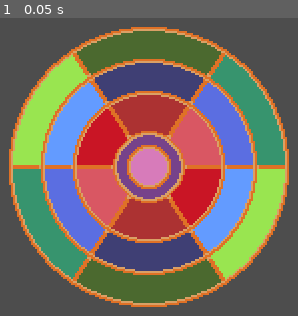
Above: before the commit, frame 1.
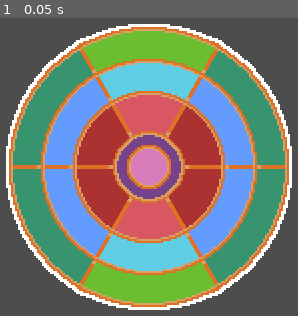
Above: after the commit, the same moment.

Repository: J-dario/JuniperGamJame
Game: Godot game, scene res://Scenes/main.tscn
Two runs of this game, one before a commit and one after it. Both use one fixed random seed, a clock stepped at 60 frames per second and the inputs below.
Inputs:
- Up to frame 1 (0.05 s): no input

The runs differ from the first frame. In frame 1, 46% of the frame differs, in the area x 2-98%, y 2-98%.

Commit message:
correctly sized slices

Diff:
--- /dev/null
+++ b/juniper-jam/Scenes/inner_ring.tscn
@@ -0,0 +1,51 @@
+[gd_scene format=3 uid="uid://bvw53c30gmm22"]
+
+[ext_resource type="Texture2D" uid="uid://by7x6k8cfkfep" path="res://Sprites/InnerSlice.png" id="1_isr4g"]
+[ext_resource type="Texture2D" uid="uid://bekmtdylww0go" path="res://Sprites/InnerRingDivider.png" id="1_wxd0o"]
+[ext_resource type="Texture2D" uid="uid://d24flp2cv5nk2" path="res://Sprites/InnerRing.png" id="2_f2dx1"]
+[ext_resource type="Texture2D" uid="uid://dyotak7pe6ate" path="res://Sprites/InnerSlice2.png" id="2_y4eyf"]
+
+[node name="InnerRing" type="Node2D" unique_id=76950587]
+
+[node name="InnerSlice" type="Sprite2D" parent="." unique_id=766500302]
+position = Vector2(-46, 32)
+texture = ExtResource("1_isr4g")
+
+[node name="InnerSlice2" type="Sprite2D" parent="." unique_id=303646539]
+position = Vector2(46, 32)
+texture = ExtResource("1_isr4g")
+flip_h = true
+
+[node name="InnerSlice3" type="Sprite2D" parent="." unique_id=892166206]
+position = Vector2(-46, -32)
+texture = ExtResource("1_isr4g")
+flip_v = true
+
+[node name="InnerSlice4" type="Sprite2D" parent="." unique_id=411358325]
+position = Vector2(46, -32)
+texture = ExtResource("1_isr4g")
+flip_h = true
+flip_v = true
+
+[node name="InnerSlice5" type="Sprite2D" parent="." unique_id=1495054742]
+position = Vector2(0, 52)
+texture = ExtResource("2_y4eyf")
+
+[node name="InnerSlice6" type="Sprite2D" parent="." unique_id=1583756706]
+position = Vector2(0, -52)
+texture = ExtResource("2_y4eyf")
+flip_v = true
+
+[node name="InnerRingDivider" type="Sprite2D" parent="." unique_id=623013554]
+texture = ExtResource("1_wxd0o")
+
+[node name="InnerRingDivider2" type="Sprite2D" parent="." unique_id=1634955381]
+rotation = 1.0471976
+texture = ExtResource("1_wxd0o")
+
+[node name="InnerRingDivider3" type="Sprite2D" parent="." unique_id=1062013241]
+rotation = -1.0471976
+texture = ExtResource("1_wxd0o")
+
+[node name="Ring" type="Sprite2D" parent="." unique_id=1176643601]
+texture = ExtResource("2_f2dx1")
--- a/juniper-jam/Scenes/main.tscn
+++ b/juniper-jam/Scenes/main.tscn
@@ -1,45 +1,24 @@
 [gd_scene format=3 uid="uid://nno4p6w8325r"]
 
-[ext_resource type="Texture2D" uid="uid://va5f472ix74c" path="res://Sprites/InnerCircle.png" id="1_8gbba"]
-[ext_resource type="Shader" uid="uid://sdisuq6auklm" path="res://Scenes/HighlightOutline.gdshader" id="1_21xkr"]
-[ext_resource type="Texture2D" uid="uid://d1jq8npfe1j8j" path="res://Sprites/OuterCircle.png" id="1_kry3j"]
-[ext_resource type="Texture2D" uid="uid://c7ykpiga1cwnd" path="res://Sprites/MiddleCircle.png" id="2_21xkr"]
+[ext_resource type="Script" uid="uid://48tno0u5v488" path="res://Scipts/player_controls.gd" id="1_6bp64"]
 [ext_resource type="Texture2D" uid="uid://lvn7k773basn" path="res://Sprites/Center.png" id="2_jjvhh"]
 [ext_resource type="Texture2D" uid="uid://780r3dkf80uw" path="res://Sprites/DeadCenter.png" id="3_kry3j"]
-
-[sub_resource type="ShaderMaterial" id="ShaderMaterial_hqyvl"]
-shader = ExtResource("1_21xkr")
-shader_parameter/clr = Color(1, 1, 1, 1)
-shader_parameter/type = 2
-shader_parameter/thickness = 0.0
-
-[sub_resource type="ShaderMaterial" id="ShaderMaterial_otv2m"]
-shader = ExtResource("1_21xkr")
-shader_parameter/clr = Color(1, 1, 1, 1)
-shader_parameter/type = 2
-shader_parameter/thickness = 0.0
-
-[sub_resource type="ShaderMaterial" id="ShaderMaterial_6bp64"]
-shader = ExtResource("1_21xkr")
-shader_parameter/clr = Color(1, 1, 1, 1)
-shader_parameter/type = 2
-shader_parameter/thickness = 0.0
+[ext_resource type="PackedScene" uid="uid://c8m2oi8tou6t5" path="res://Scenes/outer_ring.tscn" id="4_kry3j"]
+[ext_resource type="PackedScene" uid="uid://ds5yfyb8j7k16" path="res://Scenes/middle_ring.tscn" id="5_21xkr"]
+[ext_resource type="PackedScene" uid="uid://bvw53c30gmm22" path="res://Scenes/inner_ring.tscn" id="6_21xkr"]
 
 [node name="Main" type="Node2D" unique_id=1269433863]
 
+[node name="PlayerControls" type="Node2D" parent="." unique_id=746756295]
+script = ExtResource("1_6bp64")
+
 [node name="Camera2D" type="Camera2D" parent="." unique_id=1664031138]
 
-[node name="OuterCircle" type="Sprite2D" parent="." unique_id=60124527]
-material = SubResource("ShaderMaterial_hqyvl")
-texture = ExtResource("1_kry3j")
+[node name="OuterRing" parent="." unique_id=360862532 instance=ExtResource("4_kry3j")]
 
-[node name="MiddleCircle" type="Sprite2D" parent="." unique_id=1524096880]
-material = SubResource("ShaderMaterial_otv2m")
-texture = ExtResource("2_21xkr")
+[node name="MiddleRing" parent="." unique_id=901090933 instance=ExtResource("5_21xkr")]
 
-[node name="InnerCircle" type="Sprite2D" parent="." unique_id=730017732]
-material = SubResource("ShaderMaterial_6bp64")
-texture = ExtResource("1_8gbba")
+[node name="InnerRing" parent="." unique_id=76950587 instance=ExtResource("6_21xkr")]
 
 [node name="Center" type="Sprite2D" parent="." unique_id=873971095]
 texture = ExtResource("2_jjvhh")
--- /dev/null
+++ b/juniper-jam/Scenes/middle_ring.tscn
@@ -0,0 +1,54 @@
+[gd_scene format=3 uid="uid://ds5yfyb8j7k16"]
+
+[ext_resource type="Texture2D" uid="uid://gsqvjvidh65r" path="res://Sprites/MiddleRingDivider.png" id="1_spxxd"]
+[ext_resource type="Texture2D" uid="uid://dfv0v85knx6e1" path="res://Sprites/MiddleSlice.png" id="2_5pag3"]
+[ext_resource type="Texture2D" uid="uid://q3vsn3dypsq8" path="res://Sprites/MiddleRing.png" id="2_dikcv"]
+[ext_resource type="Texture2D" uid="uid://cux2twacw4a24" path="res://Sprites/MiddleSlice2.png" id="3_5pag3"]
+
+[node name="MiddleRing" type="Node2D" unique_id=901090933]
+
+[node name="OutlineRing" type="Sprite2D" parent="." unique_id=1057851169]
+texture = ExtResource("2_dikcv")
+
+[node name="MiddleSlice" type="Sprite2D" parent="." unique_id=1491141781]
+position = Vector2(-72, 46)
+texture = ExtResource("2_5pag3")
+
+[node name="MiddleSlice2" type="Sprite2D" parent="." unique_id=1898862922]
+position = Vector2(72, 46)
+texture = ExtResource("2_5pag3")
+flip_h = true
+
+[node name="MiddleSlice3" type="Sprite2D" parent="." unique_id=1507685360]
+position = Vector2(-72, -46)
+texture = ExtResource("2_5pag3")
+flip_v = true
+
+[node name="MiddleSlice4" type="Sprite2D" parent="." unique_id=1271864249]
+position = Vector2(72, -46)
+texture = ExtResource("2_5pag3")
+flip_h = true
+flip_v = true
+
+[node name="MiddleSlice5" type="Sprite2D" parent="." unique_id=306578550]
+position = Vector2(0, 85)
+texture = ExtResource("3_5pag3")
+
+[node name="MiddleSlice6" type="Sprite2D" parent="." unique_id=2111471767]
+position = Vector2(0, -85)
+texture = ExtResource("3_5pag3")
+flip_v = true
+
+[node name="MiddleRingDivider" type="Sprite2D" parent="." unique_id=880247993]
+texture = ExtResource("1_spxxd")
+
+[node name="MiddleRingDivider2" type="Sprite2D" parent="." unique_id=1499868205]
+rotation = 1.0471976
+texture = ExtResource("1_spxxd")
+
+[node name="MiddleRingDivider3" type="Sprite2D" parent="." unique_id=1375810517]
+rotation = -1.0471976
+texture = ExtResource("1_spxxd")
+
+[node name="MiddleRing" type="Sprite2D" parent="." unique_id=864726291]
+texture = ExtResource("2_dikcv")
--- /dev/null
+++ b/juniper-jam/Scenes/outer_ring.tscn
@@ -0,0 +1,69 @@
+[gd_scene format=3 uid="uid://c8m2oi8tou6t5"]
+
+[ext_resource type="Texture2D" uid="uid://cpavbl4st7jwe" path="res://Sprites/OuterRingDivider.png" id="1_pd2s6"]
+[ext_resource type="Texture2D" uid="uid://ctbe0j1h1nw4n" path="res://Sprites/OuterSlice.png" id="1_ywkmb"]
+[ext_resource type="Texture2D" uid="uid://byigv3itdmn30" path="res://Sprites/OuterSlice2.png" id="2_0pijx"]
+[ext_resource type="Texture2D" uid="uid://b7ok4514tr2fj" path="res://Sprites/OuterRing.png" id="2_cx7ho"]
+[ext_resource type="Shader" uid="uid://sdisuq6auklm" path="res://Shader/HighlightOutline.gdshader" id="2_ywkmb"]
+
+[sub_resource type="ShaderMaterial" id="ShaderMaterial_wxd0o"]
+shader = ExtResource("2_ywkmb")
+shader_parameter/clr = Color(1, 1, 1, 1)
+shader_parameter/type = 2
+shader_parameter/thickness = 3.0
+
+[sub_resource type="ShaderMaterial" id="ShaderMaterial_0pijx"]
+shader = ExtResource("2_ywkmb")
+shader_parameter/clr = Color(1, 1, 1, 1)
+shader_parameter/type = 2
+shader_parameter/thickness = 0.0
+
+[node name="OuterRing" type="Node2D" unique_id=360862532]
+
+[node name="OutlineRing" type="Sprite2D" parent="." unique_id=1404827728]
+material = SubResource("ShaderMaterial_wxd0o")
+texture = ExtResource("2_cx7ho")
+
+[node name="OuterSlice" type="Sprite2D" parent="." unique_id=1610880160]
+position = Vector2(-95, 60)
+texture = ExtResource("1_ywkmb")
+
+[node name="OuterSlice2" type="Sprite2D" parent="." unique_id=1039670868]
+position = Vector2(95, 60)
+texture = ExtResource("1_ywkmb")
+flip_h = true
+
+[node name="OuterSlice3" type="Sprite2D" parent="." unique_id=182363541]
+position = Vector2(-95, -60)
+texture = ExtResource("1_ywkmb")
+flip_v = true
+
+[node name="OuterSlice4" type="Sprite2D" parent="." unique_id=1084084358]
+position = Vector2(95, -60)
+texture = ExtResource("1_ywkmb")
+flip_h = true
+flip_v = true
+
+[node name="OuterSlice5" type="Sprite2D" parent="." unique_id=736304006]
+position = Vector2(0, 115)
+texture = ExtResource("2_0pijx")
+
+[node name="OuterSlice6" type="Sprite2D" parent="." unique_id=1237903297]
+position = Vector2(0, -115)
+texture = ExtResource("2_0pijx")
+flip_v = true
+
+[node name="OuterRingDivider" type="Sprite2D" parent="." unique_id=476890650]
+material = SubResource("ShaderMaterial_0pijx")
+texture = ExtResource("1_pd2s6")
+
+[node name="OuterRingDivider2" type="Sprite2D" parent="." unique_id=1618885319]
+rotation = 1.0471976
+texture = ExtResource("1_pd2s6")
+
+[node name="OuterRingDivider3" type="Sprite2D" parent="." unique_id=798896378]
+rotation = -1.0471976
+texture = ExtResource("1_pd2s6")
+
+[node name="OuterRing" type="Sprite2D" parent="." unique_id=660780308]
+texture = ExtResource("2_cx7ho")
--- /dev/null
+++ b/juniper-jam/Scipts/player_controls.gd
@@ -0,0 +1,66 @@
+extends Node2D
+
+enum SelectedMode {
+	RING,
+	ABSOLVE
+}
+var selected_mode: SelectedMode = SelectedMode.RING
+
+var selected_ring_arr = []
+var selected_ring_index: int = 0
+var selected_ring
+
+func _ready() -> void:
+	selected_ring_arr = [
+		$"../InnerCircle",
+		$"../MiddleCircle",
+		$"../OuterCircle"
+	]
+	selected_ring = selected_ring_arr[selected_ring_index]
+
+func _process(delta: float) -> void:
+	if Input.is_action_just_pressed("SwitchToSpin") and selected_mode != SelectedMode.RING:
+		selected_mode = SelectedMode.RING
+		print("Switched To Ring Mode")
+
+	elif Input.is_action_just_pressed("SwitchToAbsolve") and selected_mode != SelectedMode.ABSOLVE:
+		selected_mode = SelectedMode.ABSOLVE
+		print("Switched To Absolve Mode")
+
+	elif Input.is_action_just_pressed("MoveSelectLeft"):
+		if selected_mode == SelectedMode.RING:
+			pass
+
+		elif selected_mode == SelectedMode.ABSOLVE:
+			pass
+
+	elif Input.is_action_just_pressed("MoveSelectRight"):
+		if selected_mode == SelectedMode.RING:
+			pass
+
+		elif selected_mode == SelectedMode.ABSOLVE:
+			pass
+
+	elif Input.is_action_just_pressed("MoveSelectUp"):
+		if selected_mode == SelectedMode.RING:
+			var new_index = (selected_ring_index + 1) % selected_ring_arr.size()
+			update_selected_ring(new_index)
+
+		elif selected_mode == SelectedMode.ABSOLVE:
+			pass
+
+	elif Input.is_action_just_pressed("MoveSelectDown"):
+		if selected_mode == SelectedMode.RING:
+			var new_index = (selected_ring_index - 1 + selected_ring_arr.size()) % selected_ring_arr.size()
+			update_selected_ring(new_index)
+
+		elif selected_mode == SelectedMode.ABSOLVE:
+			pass
+
+func update_selected_ring(new_index: int) -> void:
+	var prev_ring = selected_ring_arr[selected_ring_index]
+	prev_ring.material.set_shader_parameter("thickness", 0)
+
+	selected_ring_index = new_index
+	selected_ring = selected_ring_arr[selected_ring_index]
+	selected_ring.material.set_shader_parameter("thickness", 3)
--- a/juniper-jam/project.godot
+++ b/juniper-jam/project.godot
@@ -54,6 +54,11 @@
 "events": [Object(InputEventKey,"resource_local_to_scene":false,"resource_name":"","device":-1,"window_id":0,"alt_press …(192 unchanged characters)…
 ]
 }
+Confirm={
+"deadzone": 0.2,
+"events": [Object(InputEventKey,"resource_local_to_scene":false,"resource_name":"","device":-1,"window_id":0,"alt_pressed":false,"shift_pressed":false,"ctrl_pressed":false,"meta_pressed":false,"pressed":false,"keycode":0,"physical_keycode":32,"key_label":0,"unicode":32,"location":0,"echo":false,"script":null)
+]
+}
 
 [physics]
 
Not shown, added: juniper-jam/Scipts/player_controls.gd.uid
Renamed: juniper-jam/Scenes/HighlightOutline.gdshader -> juniper-jam/Shader/HighlightOutline.gdshader
Renamed: juniper-jam/Scenes/HighlightOutline.gdshader.uid -> juniper-jam/Shader/HighlightOutline.gdshader.uid
Binary file removed: juniper-jam/Sprites/InnerCircle.png
Binary file added: juniper-jam/Sprites/InnerRing.png
Not shown, added: juniper-jam/Sprites/InnerRing.png.import
Binary file added: juniper-jam/Sprites/InnerRingDivider.png
Not shown, added: juniper-jam/Sprites/InnerRingDivider.png.import
Binary file added: juniper-jam/Sprites/InnerSlice.png
Not shown, changed: juniper-jam/Sprites/InnerSlice.png.import
Binary file added: juniper-jam/Sprites/InnerSlice2.png
Not shown, added: juniper-jam/Sprites/InnerSlice2.png.import
(and 18 more such lines)
